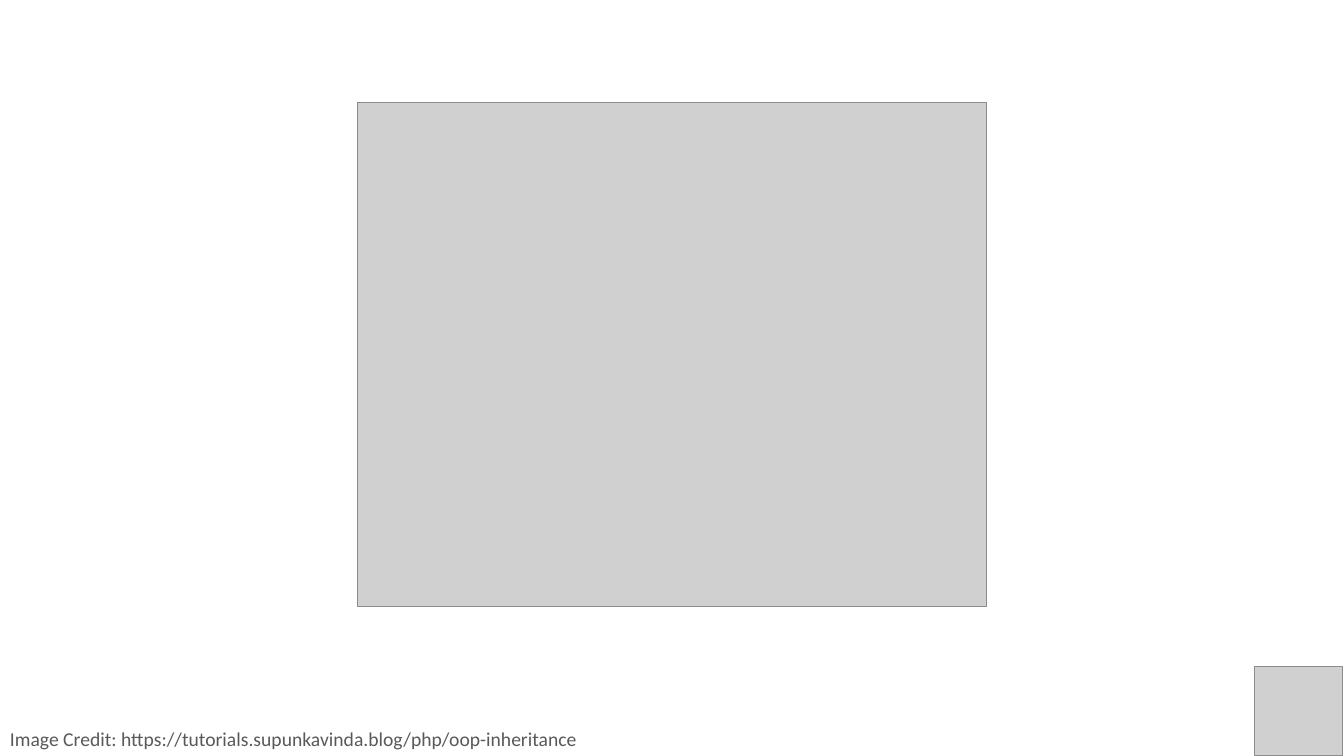
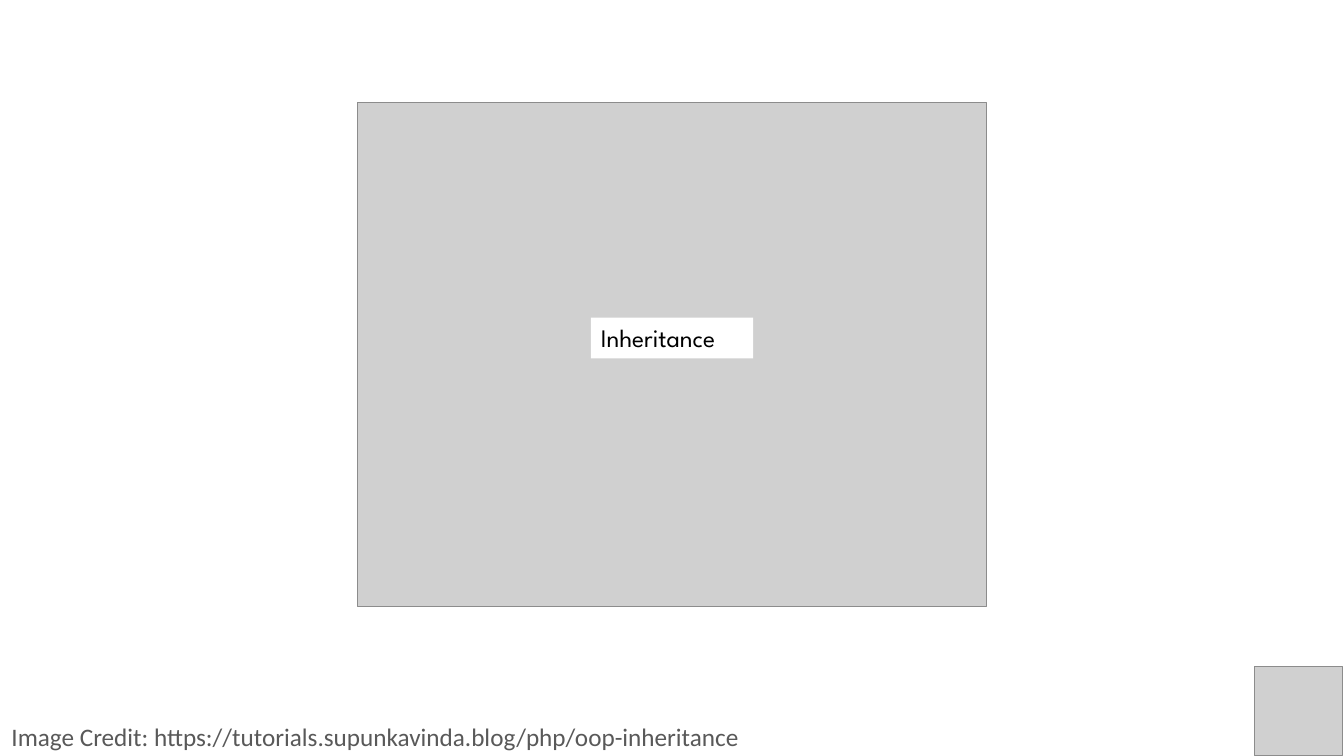
Before and after one commit to PracticumAI/python, a slide deck: slide 19 of presentations/03.3_functions.pptx. Drawn at 1344x756 pixels with LibreOffice and Linux fonts; fonts in the diff are those of the drawing; grey boxes stand for pictures. Boxes give left, top, right and bottom in pixels: in the first picture for what was removed or moved away, otherwise in the second. Text is boxed around its words. In the diff, an @@ line names an element or a change of style, - is before the commit and + after.

```diff
--- a/presentations/03.3_functions.pptx
+++ b/presentations/03.3_functions.pptx
@@ rectangle added at bbox=[591, 318, 753, 358], fill #FFFFFF, 18 pt, text #000000 @@
+Inheritance
@@ text "Image Credit: https://tutorials.supunkavinda.blog/php/oop-in ..." at bbox=[11, 728, 738, 751]: size 14 to 18 pt @@
```
Also in this commit, not shown: 12 other slides changed, 2 slides added, 2 slides removed, 3 other files.
